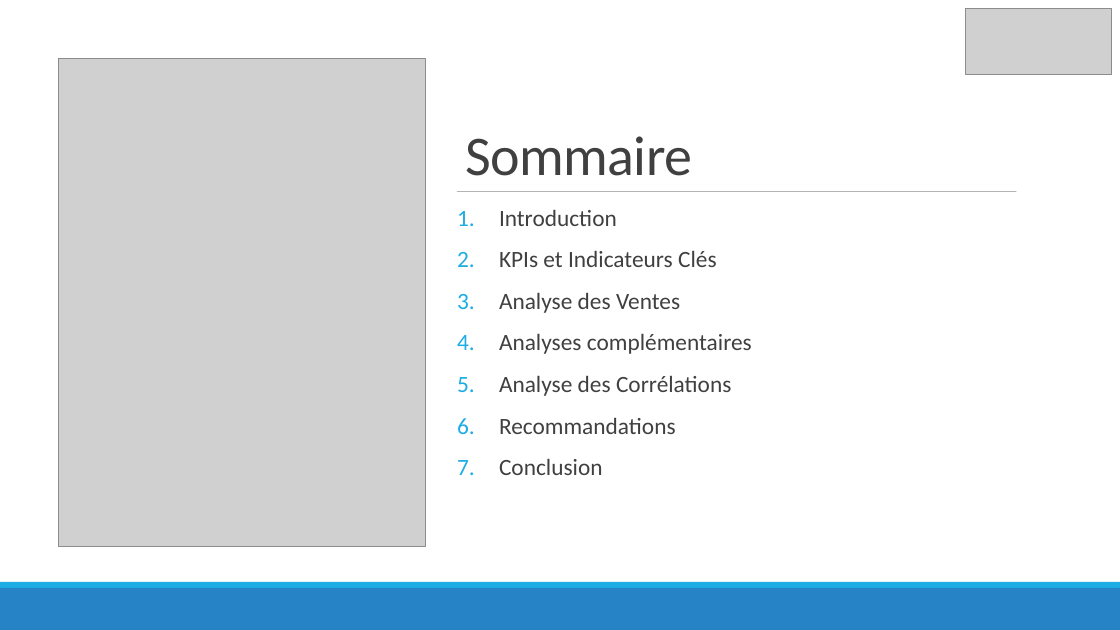
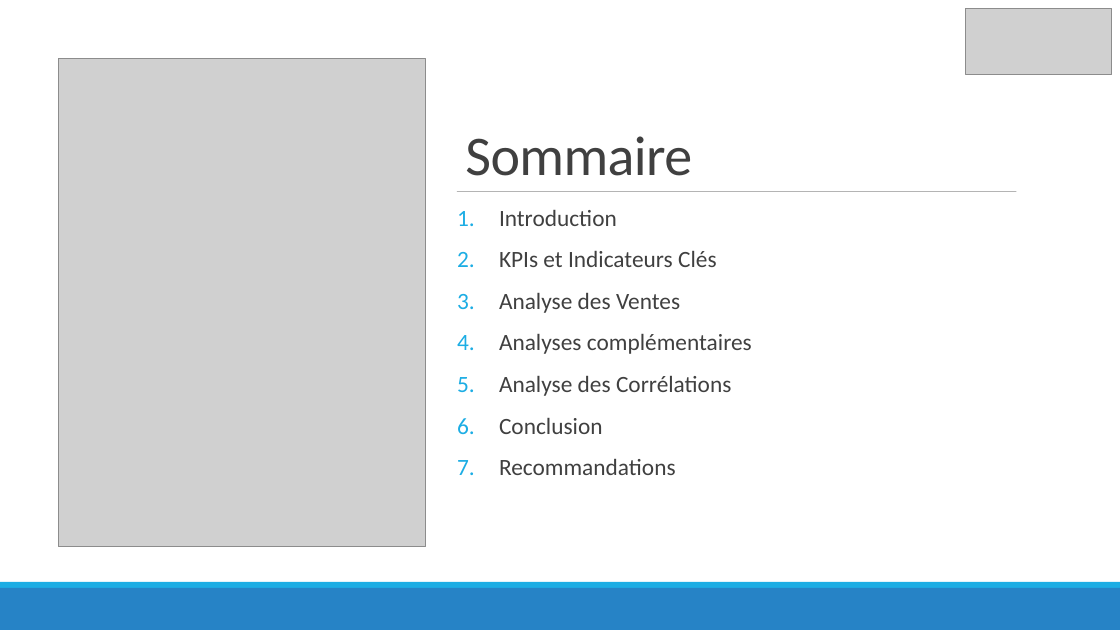
Before and after one commit to obenmaha/analyse-ventes-librairie, a slide deck: slide 2 of presentation_BENMAHAMMED_Oussama_Lapage.pptx. Drawn at 1120x630 pixels with LibreOffice and Linux fonts; fonts in the diff are those of the drawing; grey boxes stand for pictures. Boxes give left, top, right and bottom in pixels: in the first picture for what was removed or moved away, otherwise in the second. Text is boxed around its words. In the diff, an @@ line names an element or a change of style, - is before the commit and + after.

```diff
--- a/presentation_BENMAHAMMED_Oussama_Lapage.pptx
+++ b/presentation_BENMAHAMMED_Oussama_Lapage.pptx
@@ text at [499, 418, 603, 434]: paragraph added @@
+6. Conclusion
@@ text at [499, 459, 603, 475]: paragraph removed @@
-7. Conclusion
```
Also in this commit, not shown: 3 other slides changed, 2 other files.
